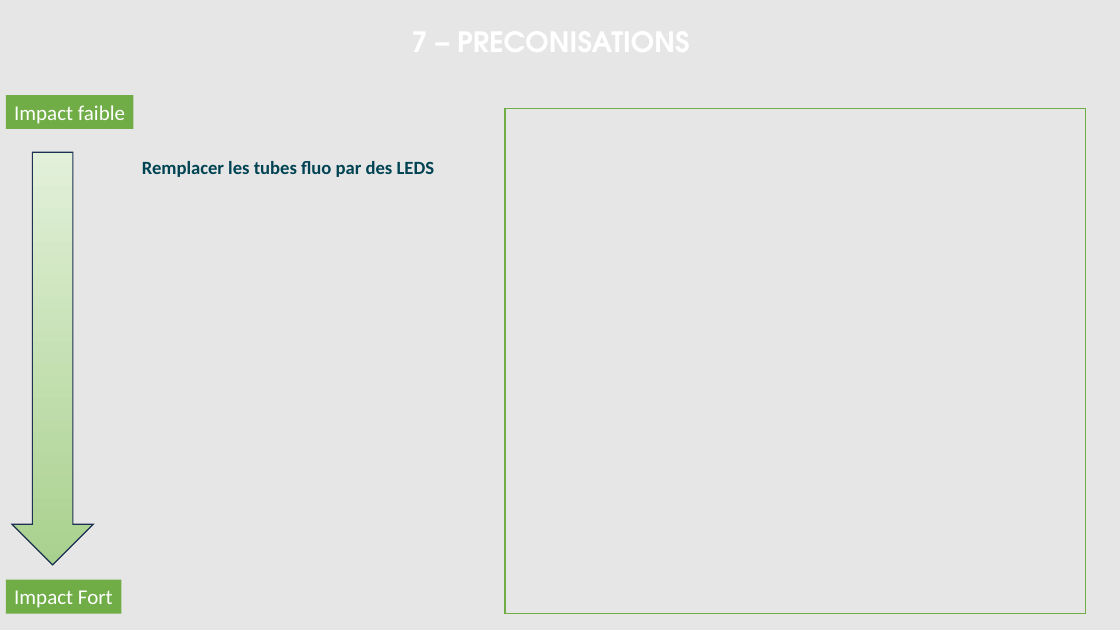
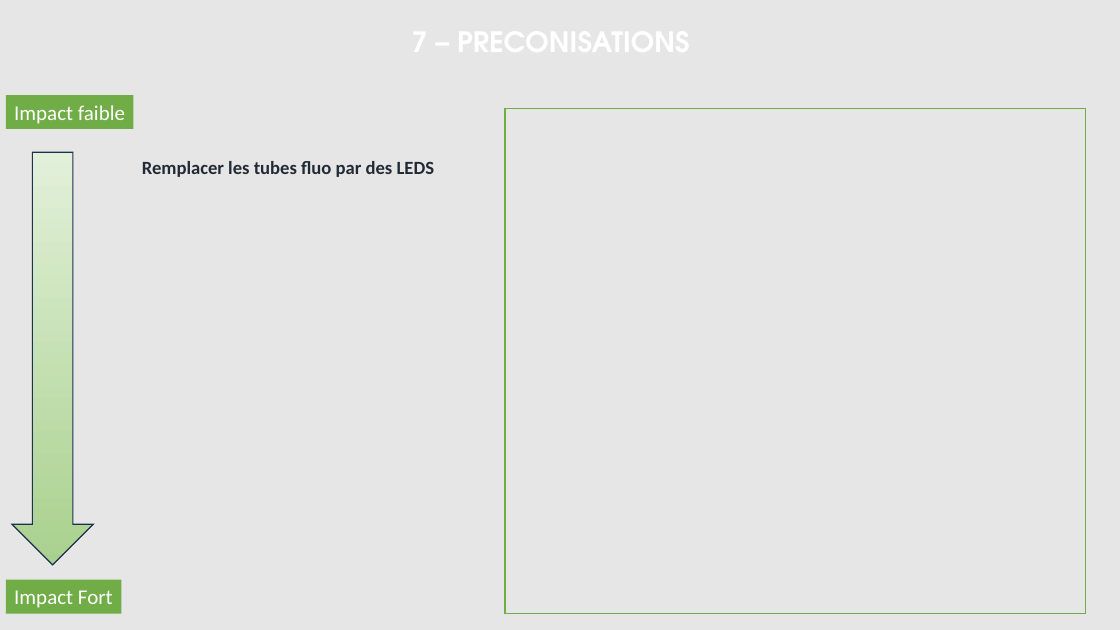
Before and after one commit to sigsieml/super-cep, a slide deck: slide 8 of app/src/main/assets/powerpointvierge.pptx. Drawn at 1120x630 pixels with LibreOffice and Linux fonts; fonts in the diff are those of the drawing; background and template pictures are left out. Boxes give left, top, right and bottom in pixels: in the first picture for what was removed or moved away, otherwise in the second. Text is boxed around its words. In the diff, an @@ line names an element or a change of style, - is before the commit and + after.

```diff
--- a/app/src/main/assets/powerpointvierge.pptx
+++ b/app/src/main/assets/powerpointvierge.pptx
@@ table at <box>134,152,492,183</box> @@
@@ text colour #004353 to #222B35 @@
```
Also in this commit, not shown: 6 other slides changed, 2 other files.
